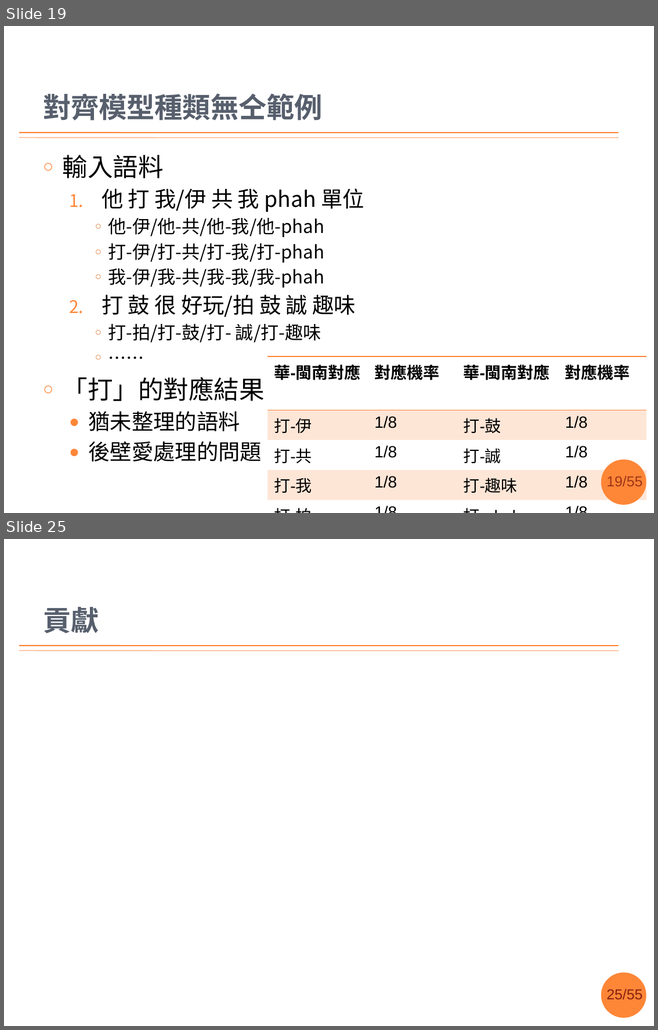
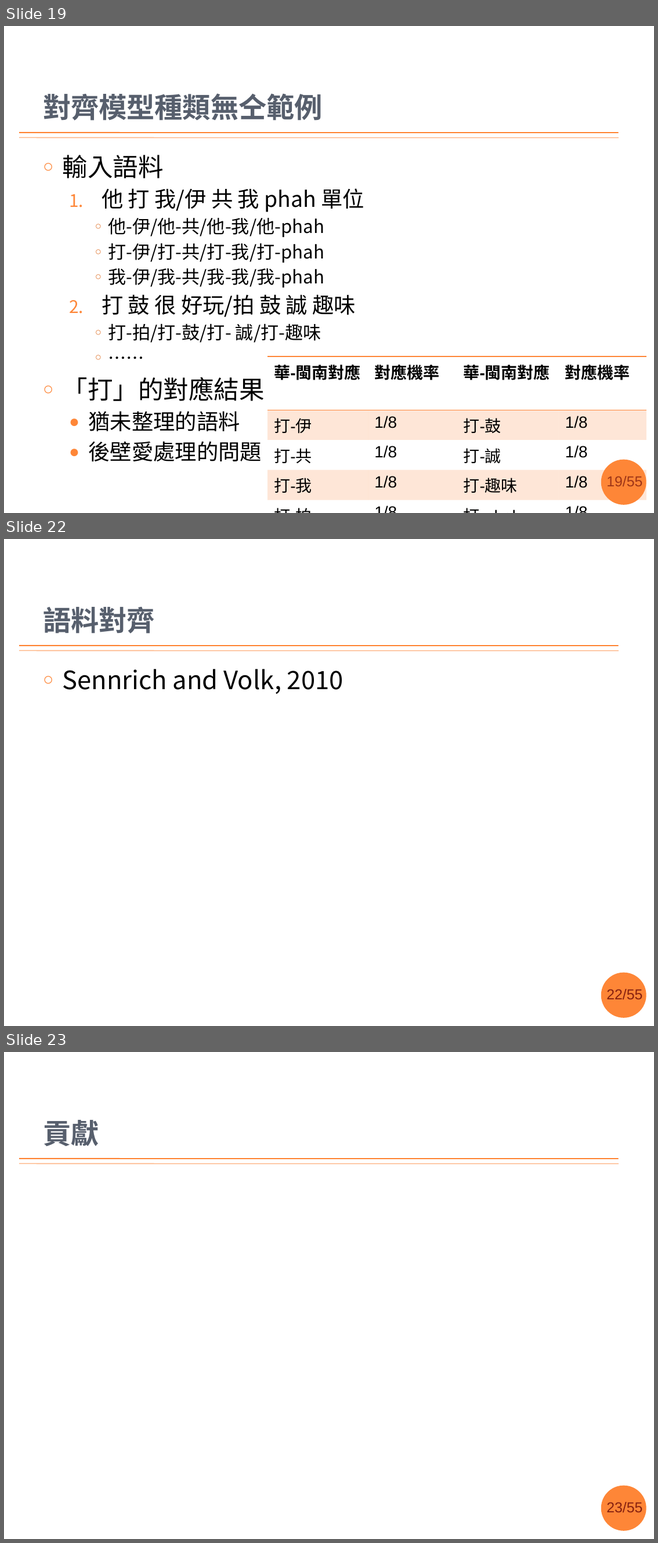
Before and after one commit to sih4sing5hong5/po3-ko3_tau5-iann2-phinn3, a slide deck: 翻譯報告.pptx. Shown one above the other, each under a label of ours: slides 19 and 25 before the commit, slides 19, 22 and 23 after it; the slides between them are not shown. The pictures are 658x1030 and 658x1543 pixels, drawn with LibreOffice and Linux fonts; fonts in the diff are those of the drawing; background and template pictures are left out. Boxes give left, top, right and bottom in pixels: in the first picture for what was removed or moved away, otherwise in the second. Text is boxed around its words. In the diff, an @@ line names an element or a change of style, - is before the commit and + after.

```diff
--- a/翻譯報告.pptx
+++ b/翻譯報告.pptx
@@ slide 22 added at (x1=4, y1=539, x2=654, y2=1026), background #FFFFFF; not listed: 4 template elements that a slide beside it also shows @@
@@ title added at (x1=43, y1=607, x2=155, y2=634), 31 pt, text #575F6D, bold @@
+語料對齊
@@ text added at (x1=63, y1=669, x2=343, y2=694), 28 pt, text #000000 @@
+○ Sennrich and Volk, 2010
@@ what was slide 25 is now slide 23 @@
@@ page number at (x1=606, y1=1502, x2=642, y2=1513): text changed @@
-25/55
+23/55
```
Also in this commit, not shown: 12 slides changed, 2 other slides added, 1 slide removed.
